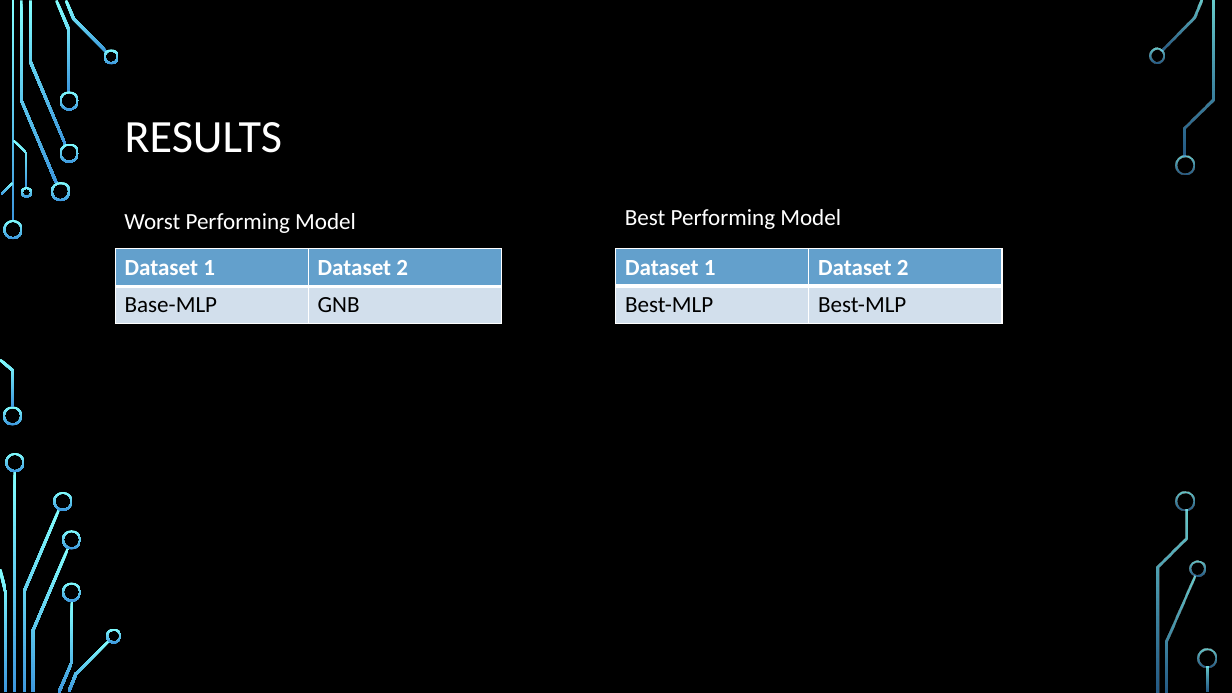
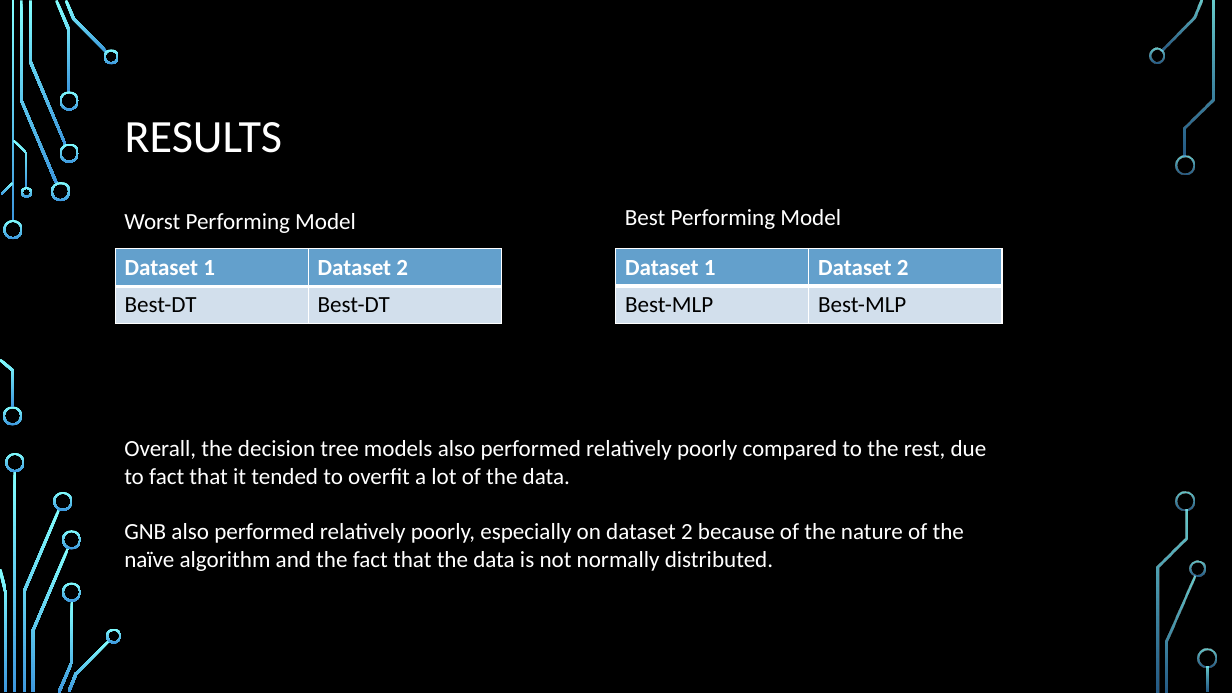
Before and after one commit to AndrewK-7/Comp472-Assignment1, a slide deck: slide 13 of Demo-Slides.pptx. Drawn at 1232x693 pixels with LibreOffice and Linux fonts; fonts in the diff are those of the drawing; background and template pictures are left out. Boxes give left, top, right and bottom in pixels: in the first picture for what was removed or moved away, otherwise in the second. Text is boxed around its words. In the diff, an @@ line names an element or a change of style, - is before the commit and + after.

Commit message:
updating slides

```diff
--- a/Demo-Slides.pptx
+++ b/Demo-Slides.pptx
@@ table at box(116, 249, 502, 323) @@
-row 2, column 1: Base-MLP
+row 2, column 1: Best-DT
-row 2, column 2: GNB
+row 2, column 2: Best-DT
@@ text added at box(124, 440, 987, 571), 18 pt, text #FFFFFF @@
+Overall, the decision tree models also performed relatively poorly compared to the rest, due to fact that it tended to overfit a lot of the data.
+GNB also performed relatively poorly, especially on dataset 2 because of the nature of the naïve algorithm and the fact that the data is not normally distributed.
```
